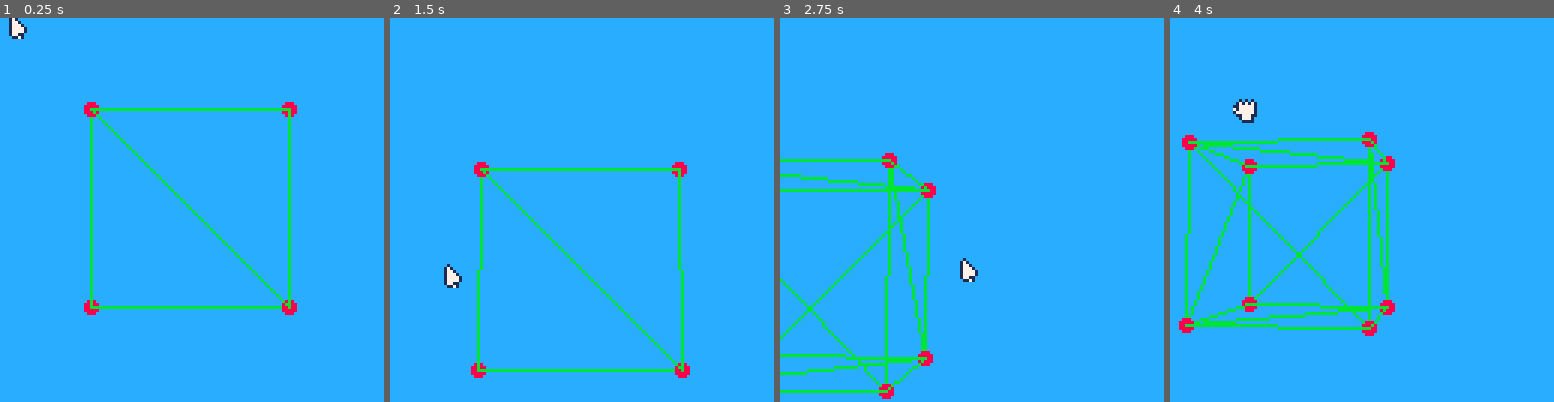
Above: before the commit, frames 1-4 (left to right).
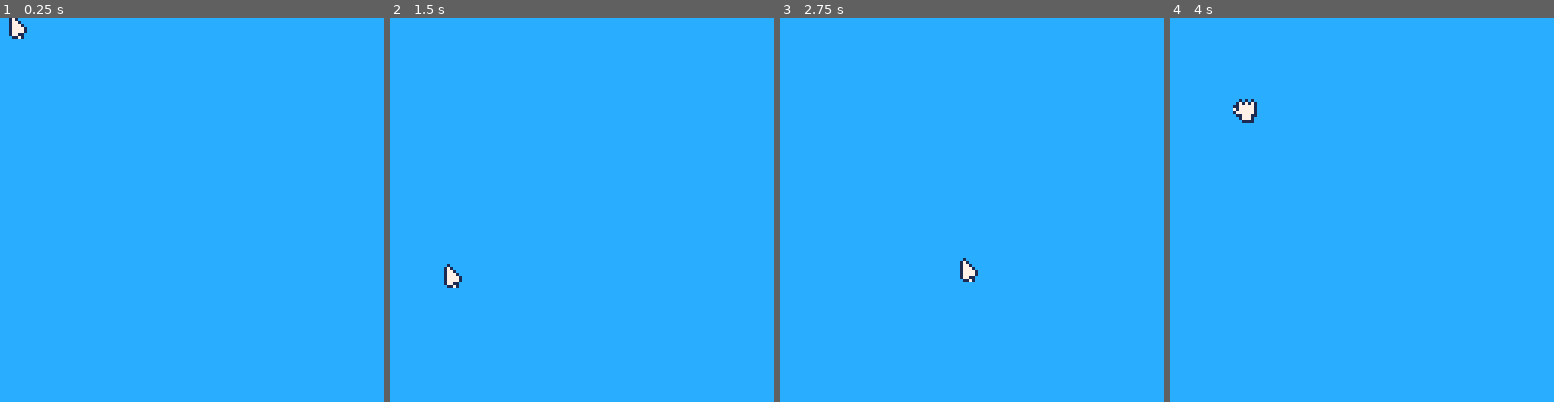
Above: after the commit, the same moments.

Repository: Woj-Rak/PICO-8-RENDERER
Game: PICO-8 cartridge renderer.p8
Two runs of this game, one before a commit and one after it. Both use one fixed random seed, a clock stepped at 60 frames per second and the inputs below.
Inputs (mouse positions are in pixels of both pictures, inside the frame that each line leads up to):
- Up to frame 1 (0.25 s): no input
- Up to frame 2 (1.5 s): tap X (X key) at 0.33, 1.07 s; click (670, 121) at 0.67 s; tap O (Z key) at 0.7 s; click (436, 267) at 1.22 s
- Up to frame 3 (2.75 s): hold Right 1.6-2.1 s; tap O (Z key) at 1.7, 2.1, 2.5 s; click (887, 114) at 1.77 s; tap X (X key) at 1.85 s; hold Up 2.15-2.42 s; click (952, 259) at 2.32 s; hold Right from 2.47 s (still down)
- Up to frame 4 (4 s): click (1404, 106) at 2.87 s; tap O (Z key) at 2.9, 3.3, 3.7 s; tap X (X key) at 2.97 s; release Right at 3.03 s; hold Left 3.08-3.58 s; click (1465, 256) at 3.42 s; hold Down 3.63-3.97 s; click (1231, 102) at 3.97 s

The runs differ from the first frame. In frame 1, 2.4% of the frame differs, in the area x 21-78%, y 21-78%; in frame 2, 2.4%; in frame 3, 3.7%; in frame 4, 5.5%, in the area x 2-59%, y 29-83%.

Commit message:
meshes load from .obj files now

Diff:
--- a/mesh.lua
+++ b/mesh.lua
@@ -34,23 +34,23 @@
 
 cube_faces = {
     -- front
-    { a = 1, b = 2, c = 3, color = 8 },
-    { a = 1, b = 3, c = 4, color = 8 },
+    { a = 1, b = 2, c = 3},
+    { a = 1, b = 3, c = 4},
     -- right
-    { a = 4, b = 3, c = 5, color = 8 },
-    { a = 4, b = 5, c = 6, color = 8 },
+    { a = 4, b = 3, c = 5},
+    { a = 4, b = 5, c = 6},
     -- back
-    { a = 6, b = 5, c = 7, color = 8 },
-    { a = 6, b = 7, c = 8, color = 8 },
+    { a = 6, b = 5, c = 7},
+    { a = 6, b = 7, c = 8},
     -- left
-    { a = 8, b = 7, c = 2, color = 8 },
-    { a = 8, b = 2, c = 1, color = 8 },
+    { a = 8, b = 7, c = 2},
+    { a = 8, b = 2, c = 1},
     -- top
-    { a = 2, b = 7, c = 5, color = 8 },
-    { a = 2, b = 5, c = 3, color = 8 },
+    { a = 2, b = 7, c = 5},
+    { a = 2, b = 5, c = 3},
     -- bottom
-    { a = 6, b = 8, c = 1, color = 8 },
-    { a = 6, b = 1, c = 4, color = 8 }
+    { a = 6, b = 8, c = 1},
+    { a = 6, b = 1, c = 4}
 }
 
 -- function to load mesh data into a mesh object
@@ -77,6 +77,41 @@
 function load_mesh()
     load_pending = false
     load_in_progress = true
+
+    local file_contents=""
+    local new_mesh = mesh()
+
+    repeat
+        size = serial(0x800, 0x4300, 0x1000)
+        for i=0,size do
+            b = peek(0x4300 + i)
+            file_contents = file_contents..chr(b)
+        end
+    until(size == 0)
+
+    file_contents = split(file_contents, "\n")
+
+    for i=1,#file_contents do
+        local line_type = split(file_contents[i], " ")
+        line_type = line_type[1]
+        -- vertex data
+        if (line_type=="v") then
+            local cur_vertex = split(file_contents[i], " ")
+            add(new_mesh.vertices, vec(cur_vertex[2],cur_vertex[3],cur_vertex[4]))
+        end
+        -- face data
+        -- ignores texture and normal data right now
+        if (line_type=="f") then
+            local cur_face = split(file_contents[i], " ")
+            add(new_mesh.faces, {a = sub(cur_face[2], 1, 1), b = sub(cur_face[3], 1, 1), c = sub(cur_face[4], 1, 1)})
+        end
+    end
+
+    -- todo: give the user control over this in the future?
+    new_mesh.translation.x = 5 * #meshes
+
+    add(meshes, new_mesh)
+    load_in_progress = false
 end
 
 function draw_load_msg()
@@ -87,8 +122,10 @@
     print("import detected!", 32, 46, 7)
     print("load mesh?", 44, 53, 7)
     -- selector
+    -- yes
     if load_menu_option == 1 then
         rectfill(55, 62, 67, 68, 8)
+    -- no
     elseif load_menu_option == 2 then
         rectfill(55, 69, 67, 75, 8)
     end
--- a/renderer.p8
+++ b/renderer.p8
@@ -14,12 +14,18 @@
 
 -- TODO:
 -- move the mesh loading to the drag and drop (file_test.p8 has the examples)
+    -- give ability to set the initial position of the new mesh
+    -- give option to replace the current mesh or load in
+-- make it a one mesh at a time thing
 -- some sort of a lighting implementation
 -- look into filled triangle performance (it's extremely bad right now with the cube mesh)
     -- + try scan line with rectfill?
 -- optimize the useage of matrices for better performance
 -- texture loading?
     -- removed a lot of the texture related code so all of that will need another look
+-- if not textures then use solid colors that can be changed at run time
+-- draw controls on the screen
+-- add sound effects because why not lmao
 
 debug = false
 auto_rotate = false
@@ -35,7 +41,7 @@
     zfar = 100
     proj_matrix = mat_perspective(fov, 1, znear, zfar)
 
-    load_cube_mesh()
+    --load_cube_mesh()
 end
 
 function _update()
@@ -124,9 +130,9 @@
 
             local face_vertices = {vec(), vec(), vec()}
 
-            face_vertices[1] = cur_mesh.vertices[cur_face.a]
-            face_vertices[2] = cur_mesh.vertices[cur_face.b]
-            face_vertices[3] = cur_mesh.vertices[cur_face.c]
+            face_vertices[1] = cur_mesh.vertices[tonum(cur_face.a)]
+            face_vertices[2] = cur_mesh.vertices[tonum(cur_face.b)]
+            face_vertices[3] = cur_mesh.vertices[tonum(cur_face.c)]
 
             local projected_triangle = {}
             local transformed_vertices = {}
--- a/utils.lua
+++ b/utils.lua
@@ -23,12 +23,15 @@
 
 function print_mesh_info()
    local vert_count = 0
+   local face_count = 0
 
    for m=1,#meshes do
       vert_count += #meshes[m].vertices
+      face_count += #meshes[m].faces
    end
 
    print("tris:"..#triangles_to_render)
    print("verts:"..vert_count)
+   print("faces:"..face_count)
    print("backface cull:"..(backface_culling and 'true' or 'false'), 0, 123)
 end
